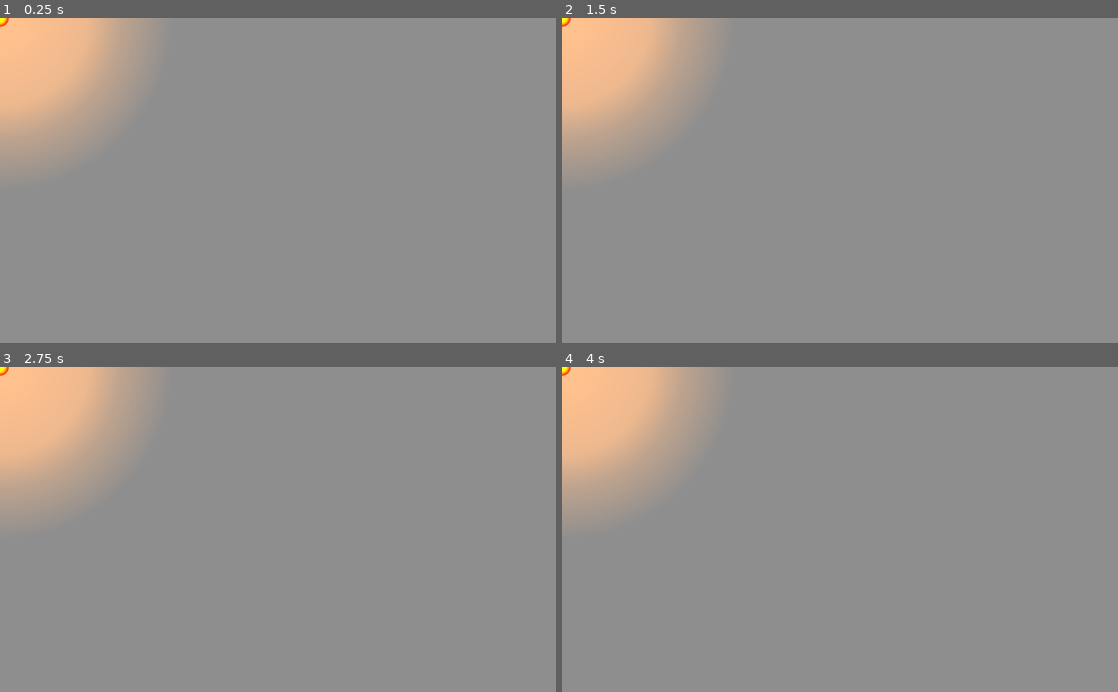
Above: before the commit, frames 1-4 (two rows, left to right).
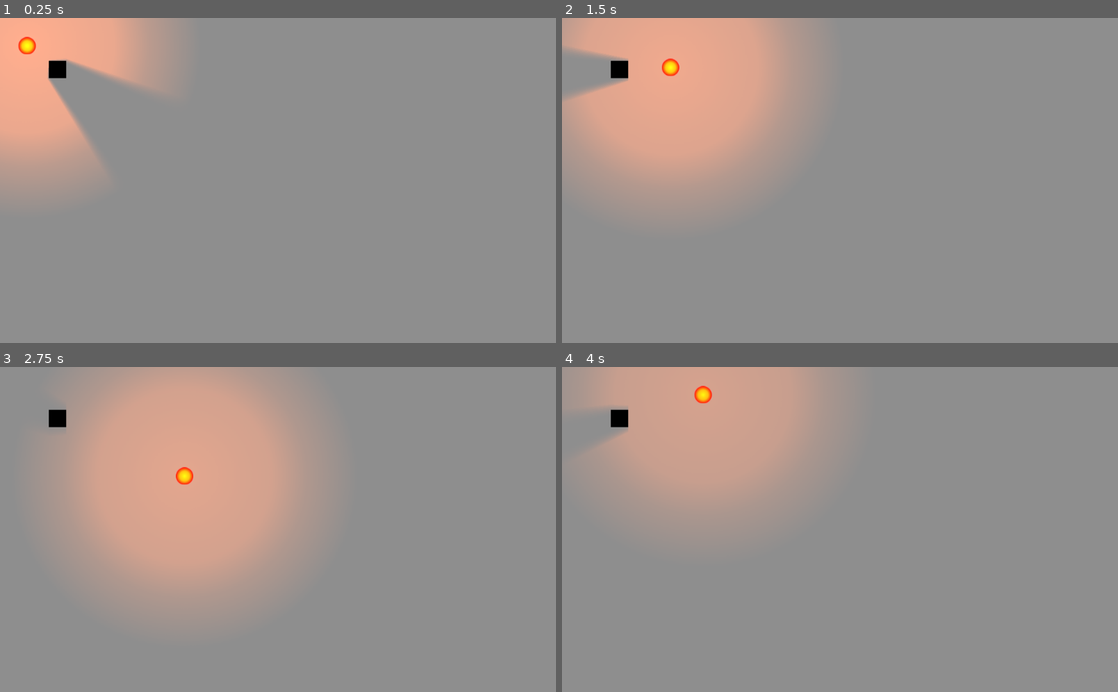
Above: after the commit, the same moments.

Repository: armytag/ldjam46
Game: Godot game, scene res://Main.tscn
Same seed, same stepped clock (60 frames per second), same inputs: the game is played once before the commit and once after it.
Inputs:
- Up to frame 1 (0.25 s): no input
- Up to frame 2 (1.5 s): tap Enter at 0.5 s; hold Right (ui_right) 0.53-1.28 s; hold Down (ui_down) from 1.28 s (still down)
- Up to frame 3 (2.75 s): release Down (ui_down) at 2.03 s; hold Right (ui_right) from 2.03 s (still down)
- Up to frame 4 (4 s): release Right (ui_right) at 2.78 s; hold Up (ui_up) 2.78-3.53 s; hold Left (ui_left) from 3.53 s (still down)

The runs differ from the first frame. In frame 1, 7.4% of the frame differs, in the area x 0-32%, y 0-54%; in frame 2, 19%; in frame 3, 33%, in the area x 0-58%, y 0-76%; in frame 4, 17%.

Commit message:
Finished light effect tests

Diff:
--- /dev/null
+++ b/Light2D.gd
@@ -0,0 +1,33 @@
+extends Light2D
+
+
+# Declare member variables here. Examples:
+export (int) var SPEED
+var velocity = Vector2()
+var level = 1.0
+
+# Called when the node enters the scene tree for the first time.
+func _ready():
+	pass # Replace with function body.
+
+
+# Called every frame. 'delta' is the elapsed time since the previous frame.
+func _process(delta):
+	level -= 0.001
+	energy = level + rand_range(-0.02,0.02)
+	print(energy)
+
+	velocity = Vector2()
+	if Input.is_action_pressed("ui_right"):
+		velocity.x += 1
+	if Input.is_action_pressed("ui_left"):
+		velocity.x -= 1
+	if Input.is_action_pressed("ui_down"):
+		velocity.y += 1
+	if Input.is_action_pressed("ui_up"):
+		velocity.y -= 1
+
+	if velocity.length() > 0:
+		velocity = velocity.normalized() * SPEED
+
+	position += velocity * delta
--- a/Main.tscn
+++ b/Main.tscn
@@ -1,8 +1,19 @@
-[gd_scene load_steps=4 format=2]
+[gd_scene load_steps=9 format=2]
 
 [ext_resource path="res://assets/firelight.png" type="Texture" id=1]
 [ext_resource path="res://assets/background.png" type="Texture" id=2]
 [ext_resource path="res://assets/fire.png" type="Texture" id=3]
+[ext_resource path="res://assets/caster.png" type="Texture" id=4]
+[ext_resource path="res://Light2D.gd" type="Script" id=5]
+
+[sub_resource type="CircleShape2D" id=2]
+radius = 16.5044
+
+[sub_resource type="OccluderPolygon2D" id=1]
+polygon = PoolVector2Array( 0.000778198, 0.0358124, 0.000778198, -0.793465, -15.5896, -15.7204, -15.5896, 15.6262, 15.757, 15.6262, 15.757, -15.8863, -15.4237, -15.7204 )
+
+[sub_resource type="RectangleShape2D" id=3]
+extents = Vector2( 16.6147, 16.3925 )
 
 [node name="Main" type="Node"]
 
@@ -12,8 +23,41 @@
 region_rect = Rect2( 0, 0, 10000, 10000 )
 
 [node name="Light2D" type="Light2D" parent="."]
+position = Vector2( 49.9219, 50.7598 )
 texture = ExtResource( 1 )
-color = Color( 1, 0.445312, 0, 1 )
+color = Color( 1, 0.282353, 0, 1 )
+energy = 1.12
+shadow_enabled = true
+shadow_filter = 5
+shadow_filter_smooth = 9.9
+script = ExtResource( 5 )
+__meta__ = {
+"_edit_group_": true
+}
+SPEED = 200
 
 [node name="Sprite" type="Sprite" parent="Light2D"]
+position = Vector2( 0, 0.662506 )
 texture = ExtResource( 3 )
+
+[node name="Area2D" type="KinematicBody2D" parent="Light2D"]
+
+[node name="CollisionShape2D" type="CollisionShape2D" parent="Light2D/Area2D"]
+position = Vector2( 0, 1 )
+shape = SubResource( 2 )
+
+[node name="Sprite" type="Sprite" parent="."]
+position = Vector2( 106.252, 95.4834 )
+texture = ExtResource( 4 )
+__meta__ = {
+"_edit_group_": true
+}
+
+[node name="LightOccluder2D" type="LightOccluder2D" parent="Sprite"]
+position = Vector2( 0, 0.165855 )
+occluder = SubResource( 1 )
+
+[node name="RigidBody2D" type="RigidBody2D" parent="Sprite"]
+
+[node name="CollisionShape2D" type="CollisionShape2D" parent="Sprite/RigidBody2D"]
+shape = SubResource( 3 )
--- a/project.godot
+++ b/project.godot
@@ -19,6 +19,37 @@
 run/main_scene="res://Main.tscn"
 config/icon="res://icon.png"
 
+[input]
+
+ui_left={
+"deadzone": 0.5,
+"events": [ Object(InputEventKey,"resource_local_to_scene":false,"resource_name":"","device":0,"alt":false,"shift":false,"control":false,"meta":false,"command":false,"pressed":false,"scancode":16777231,"unicode":0,"echo":false,"script":null)
+, Object(InputEventJoypadButton,"resource_local_to_scene":false,"resource_name":"","device":0,"button_index":14,"pressure":0.0,"pressed":false,"script":null)
+, Object(InputEventKey,"resource_local_to_scene":false,"resource_name":"","device":0,"alt":false,"shift":false,"control":false,"meta":false,"command":false,"pressed":false,"scancode":65,"unicode":0,"echo":false,"script":null)
+ ]
+}
+ui_right={
+"deadzone": 0.5,
+"events": [ Object(InputEventKey,"resource_local_to_scene":false,"resource_name":"","device":0,"alt":false,"shift":false,"control":false,"meta":false,"command":false,"pressed":false,"scancode":16777233,"unicode":0,"echo":false,"script":null)
+, Object(InputEventJoypadButton,"resource_local_to_scene":false,"resource_name":"","device":0,"button_index":15,"pressure":0.0,"pressed":false,"script":null)
+, Object(InputEventKey,"resource_local_to_scene":false,"resource_name":"","device":0,"alt":false,"shift":false,"control":false,"meta":false,"command":false,"pressed":false,"scancode":68,"unicode":0,"echo":false,"script":null)
+ ]
+}
+ui_up={
+"deadzone": 0.5,
+"events": [ Object(InputEventKey,"resource_local_to_scene":false,"resource_name":"","device":0,"alt":false,"shift":false,"control":false,"meta":false,"command":false,"pressed":false,"scancode":16777232,"unicode":0,"echo":false,"script":null)
+, Object(InputEventJoypadButton,"resource_local_to_scene":false,"resource_name":"","device":0,"button_index":12,"pressure":0.0,"pressed":false,"script":null)
+, Object(InputEventKey,"resource_local_to_scene":false,"resource_name":"","device":0,"alt":false,"shift":false,"control":false,"meta":false,"command":false,"pressed":false,"scancode":87,"unicode":0,"echo":false,"script":null)
+ ]
+}
+ui_down={
+"deadzone": 0.5,
+"events": [ Object(InputEventKey,"resource_local_to_scene":false,"resource_name":"","device":0,"alt":false,"shift":false,"control":false,"meta":false,"command":false,"pressed":false,"scancode":16777234,"unicode":0,"echo":false,"script":null)
+, Object(InputEventJoypadButton,"resource_local_to_scene":false,"resource_name":"","device":0,"button_index":13,"pressure":0.0,"pressed":false,"script":null)
+, Object(InputEventKey,"resource_local_to_scene":false,"resource_name":"","device":0,"alt":false,"shift":false,"control":false,"meta":false,"command":false,"pressed":false,"scancode":83,"unicode":0,"echo":false,"script":null)
+ ]
+}
+
 [rendering]
 
 quality/driver/driver_name="GLES2"
Binary file added: assets/caster.png
Not shown, added: assets/caster.png.import
